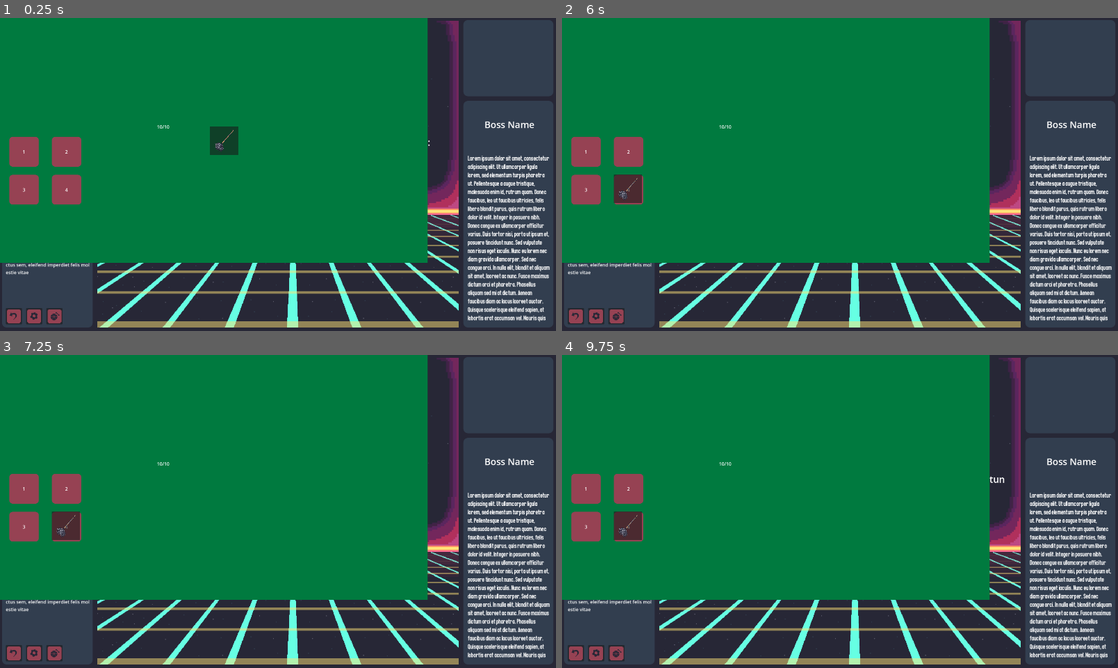
Above: before the commit, frames 1-4 (two rows, left to right).
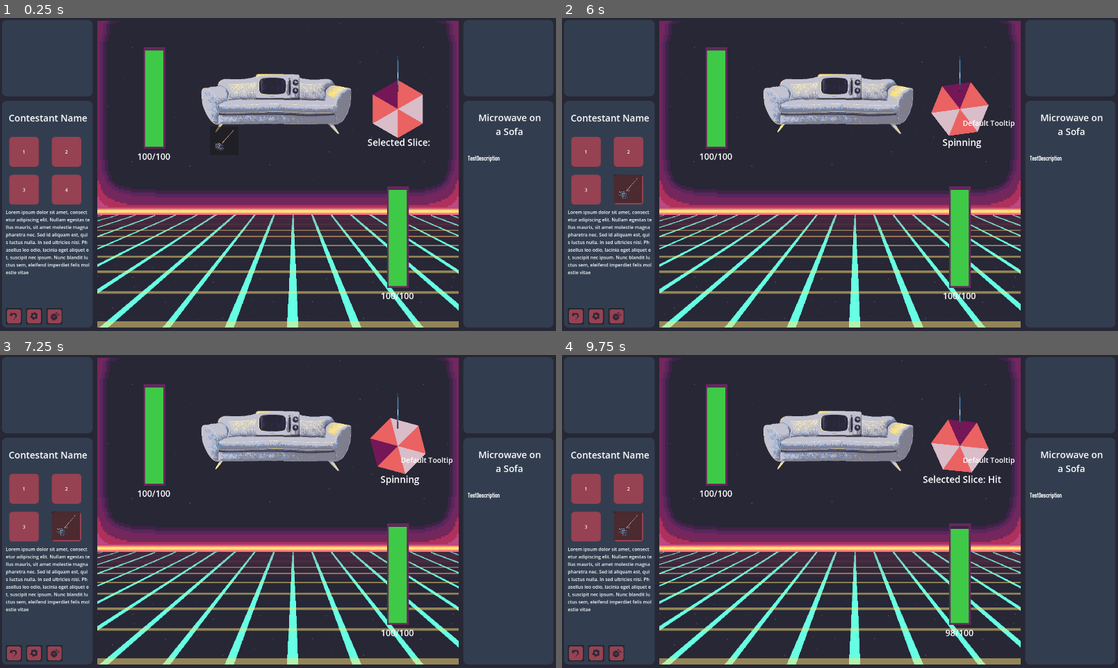
Above: after the commit, the same moments.

Repository: Dragos-F/spinner-autobattler
Game: Godot game, scene res://Scenes/MainScene.tscn
Same seed, same stepped clock (60 frames per second), same inputs: the game is played once before the commit and once after it. This scene is started directly instead of the project's main scene. The engine's default icon, where the game draws it, is replaced by a stand-in: a white triangle on a blue panel in a dark square.
Inputs (mouse positions are in pixels of both pictures, inside the frame that each line leads up to):
- Up to frame 1 (0.25 s): no input
- Up to frame 2 (6 s): click (573, 315) at 0.5 s; click (595, 315) at 1.25 s; click (617, 315) at 2 s; click (628, 190) at 2.75 s; tap Enter at 3.5 s; drag from (962, 108) to (895, 105) at 3.52 s; tap Space at 4.25, 5.3 s; drag from (962, 108) to (812, 237) at 4.27 s; move the mouse to (962, 108) at 5.02 s; hold D 5.03-5.75 s; tap P at 5.1 s; click (962, 108) at 5.17 s; drag from (962, 108) to (673, 127) at 5.77 s
- Up to frame 3 (7.25 s): drag from (400, 445) to (305, 511) at 6.52 s
- Up to frame 4 (9.75 s): drag from (962, 445) to (756, 433) at 7.27 s; move the mouse to (867, 511) at 8.02 s; hold A 8.03-8.75 s; tap Space at 8.1 s; click (867, 511) at 8.17 s; drag from (756, 433) to (962, 445) at 8.77 s; move the mouse to (962, 495) at 9.52 s; hold D from 9.53 s (still down); tap P at 9.6 s; click (962, 495) at 9.67 s

The runs differ from the first frame. In frame 1, 62% of the frame differs, in the area x 0-99%, y 0-98%; in frame 2, 62%; in frame 3, 62%; in frame 4, 62%.
Error before the commit: Parse Error: Value of type "Enemy" cannot be assigned to a variable of type "HealthEntity". (res://Scripts/game_manager.gd:37)

Commit message:
+CombatManager, HP columns in MainScene, HP interactions

Diff:
--- a/Scenes/MainScene.tscn
+++ b/Scenes/MainScene.tscn
@@ -17,7 +17,8 @@
 [ext_resource type="Resource" uid="uid://bjy2m67jaj3j8" path="res://Resources/EnemyCollections/all_enemies.tres" id="13_6t1o7"]
 [ext_resource type="PackedScene" uid="uid://b3gjfmq7e55vk" path="res://Scenes/full_wheel_bundle.tscn" id="15_xc4hf"]
 [ext_resource type="PackedScene" uid="uid://dvm8eqmaaxrye" path="res://Scenes/draggable_item.tscn" id="16_6rnll"]
-[ext_resource type="PackedScene" uid="uid://bcfpmjh8og6hk" path="res://Scenes/health_display.tscn" id="18_hx8n4"]
+[ext_resource type="Script" uid="uid://ffjh8wls7qxv" path="res://Scripts/hp_entity.gd" id="18_i0j58"]
+[ext_resource type="Texture2D" uid="uid://qo0ug1w1dfv5" path="res://VisualAssets/square.png" id="19_c1ier"]
 
 [sub_resource type="StyleBoxTexture" id="StyleBoxTexture_hk511"]
 texture = ExtResource("1_7rqgy")
@@ -43,6 +44,42 @@
 shader_parameter/grille_amount = 0.10000000475
 shader_parameter/brightness_boost = 1.2
 
+[sub_resource type="Animation" id="Animation_gyaec"]
+length = 0.001
+tracks/0/type = "value"
+tracks/0/imported = false
+tracks/0/enabled = true
+tracks/0/path = NodePath(".:scale")
+tracks/0/interp = 1
+tracks/0/loop_wrap = true
+tracks/0/keys = {
+"times": PackedFloat32Array(0),
+"transitions": PackedFloat32Array(1),
+"update": 0,
+"values": [Vector2(1, 1)]
+}
+
+[sub_resource type="Animation" id="Animation_bpy1e"]
+resource_name = "vertical_health"
+tracks/0/type = "value"
+tracks/0/imported = false
+tracks/0/enabled = true
+tracks/0/path = NodePath(".:scale")
+tracks/0/interp = 1
+tracks/0/loop_wrap = true
+tracks/0/keys = {
+"times": PackedFloat32Array(0, 1),
+"transitions": PackedFloat32Array(1, 1),
+"update": 0,
+"values": [Vector2(1, 0), Vector2(1, 1)]
+}
+
+[sub_resource type="AnimationLibrary" id="AnimationLibrary_p5ymy"]
+_data = {
+&"RESET": SubResource("Animation_gyaec"),
+&"vertical_health": SubResource("Animation_bpy1e")
+}
+
 [node name="Node2D2" type="Node" unique_id=704281934]
 
 [node name="InventoryManager" type="Node" parent="." unique_id=141645274 node_paths=PackedStringArray("slots", "wheels")]
@@ -51,17 +88,20 @@
 slots = [NodePath("../UIParent/ContestantUI/Control/VBoxContainer/Items/PanelContainer"), NodePath("../UIParent/ContestantUI/Control/VBoxContainer/Items/PanelContainer2"), NodePath("../UIParent/ContestantUI/Control/VBoxContainer/Items/PanelContainer3")]
 wheels = [NodePath("../PlayerWheels/PlayerWheel1/SpinControl/Wheel"), NodePath("../PlayerWheels/PlayerWheel2/SpinControl/Wheel"), NodePath("../PlayerWheels/PlayerWheel3/SpinControl/Wheel")]
 
-[node name="GameManager" type="Node" parent="." unique_id=1200465407 node_paths=PackedStringArray("EnemyDisplay", "EnemyTitleText", "EnemyDescriptionText", "PrimaryEnemyWheel")]
+[node name="GameManager" type="Node" parent="." unique_id=1200465407 node_paths=PackedStringArray("EnemyDisplay", "EnemyTitleText", "EnemyDescriptionText", "EnemyHPSystem", "PrimaryEnemyWheel", "combatManager")]
 script = ExtResource("10_4b75m")
 EnemyDisplay = NodePath("../UIParent/CenterPlayArea/EnemyImage")
 EnemyTitleText = NodePath("../UIParent/EnemyDescription/VBoxContainer/Control/Label")
 EnemyDescriptionText = NodePath("../UIParent/EnemyDescription/VBoxContainer/Control2/Label")
+EnemyHPSystem = NodePath("../EnemyWheelBundle/EnemyHealthDisplay")
 EnemyCollections = Array[ExtResource("12_xb4mg")]([ExtResource("13_6t1o7")])
-ActiveEnemyCollection = null
 PrimaryEnemyWheel = NodePath("../EnemyWheelBundle/SpinControl/Wheel")
-
-[node name="CombatManager" type="Node" parent="." unique_id=317878429]
+combatManager = NodePath("../CombatManager")
+
+[node name="CombatManager" type="Node" parent="." unique_id=317878429 node_paths=PackedStringArray("PlayerEntity", "EnemyEntity")]
 script = ExtResource("5_enc0b")
+PlayerEntity = NodePath("../PlayerWheels/PlayerHealthDisplay")
+EnemyEntity = NodePath("../EnemyWheelBundle/EnemyHealthDisplay")
 
 [node name="Camera2D" type="Camera2D" parent="." unique_id=1319989986]
 
@@ -358,14 +398,57 @@
 [node name="EnemyWheelBundle" parent="." unique_id=1603726747 instance=ExtResource("15_xc4hf")]
 position = Vector2(414, -226)
 
-[node name="HealthDisplay" parent="EnemyWheelBundle" unique_id=476784757 instance=ExtResource("18_hx8n4")]
-position = Vector2(-847, 39)
-
-[node name="Sprite2D" parent="EnemyWheelBundle/HealthDisplay" index="0" unique_id=2056537886]
-self_modulate = Color(0, 3.129706, 1.1689216, 1)
-position = Vector2(0, -49)
-texture = ExtResource("1_7rqgy")
-centered = true
+[node name="EnemyHealthDisplay" type="Node2D" parent="EnemyWheelBundle" unique_id=1657434431 node_paths=PackedStringArray("animator", "healthtext")]
+position = Vector2(-841, 136)
+script = ExtResource("18_i0j58")
+animationname = "vertical_health"
+animator = NodePath("Node2D/AnimationPlayer")
+healthtext = NodePath("HealthText")
+
+[node name="HealthGraphicFrame" type="Sprite2D" parent="EnemyWheelBundle/EnemyHealthDisplay" unique_id=6217658]
+self_modulate = Color(0.4117647, 0.15294118, 0.3647059, 1)
+position = Vector2(-37, 0)
+rotation = -1.5707964
+scale = Vector2(6.0166264, 1.2880388)
+texture = ExtResource("19_c1ier")
+centered = false
+
+[node name="HealthGraphicInner" type="Sprite2D" parent="EnemyWheelBundle/EnemyHealthDisplay" unique_id=194837093]
+self_modulate = Color(0.24313726, 0.13725491, 0.2784314, 1)
+position = Vector2(-32, -6.2475224)
+rotation = -1.5707964
+scale = Vector2(5.7641797, 1.0933919)
+texture = ExtResource("19_c1ier")
+centered = false
+
+[node name="Node2D" type="Node2D" parent="EnemyWheelBundle/EnemyHealthDisplay" unique_id=558756760]
+position = Vector2(0, -6)
+
+[node name="HealthGraphic" type="Sprite2D" parent="EnemyWheelBundle/EnemyHealthDisplay/Node2D" unique_id=1832671231]
+self_modulate = Color(0.24313726, 0.7921569, 0.2784314, 1)
+position = Vector2(-32, 0)
+rotation = -1.5707964
+scale = Vector2(5.785689, 1.0933919)
+texture = ExtResource("19_c1ier")
+centered = false
+
+[node name="AnimationPlayer" type="AnimationPlayer" parent="EnemyWheelBundle/EnemyHealthDisplay/Node2D" unique_id=799205839]
+libraries/ = SubResource("AnimationLibrary_p5ymy")
+speed_scale = 0.0
+
+[node name="HealthText" type="Label" parent="EnemyWheelBundle/EnemyHealthDisplay" unique_id=1568931752]
+anchors_preset = 15
+anchor_right = 1.0
+anchor_bottom = 1.0
+offset_left = -78.0
+offset_right = 75.0
+offset_bottom = 55.0
+grow_horizontal = 2
+grow_vertical = 2
+theme_override_font_sizes/font_size = 30
+text = "100/100"
+horizontal_alignment = 1
+vertical_alignment = 1
 
 [node name="PlayerWheels" type="Node2D" parent="." unique_id=1833374083]
 position = Vector2(-152, 266)
@@ -373,11 +456,72 @@
 [node name="PlayerWheel1" parent="PlayerWheels" unique_id=1694628658 instance=ExtResource("15_xc4hf")]
 position = Vector2(-265, -22)
 
+[node name="Wheel" parent="PlayerWheels/PlayerWheel1/SpinControl" parent_id_path=PackedInt32Array(1694628658, 931065810) index="0" unique_id=808226493]
+item = null
+
+[node name="PlayerHealthDisplay" type="Node2D" parent="PlayerWheels" unique_id=304034929 node_paths=PackedStringArray("animator", "healthtext")]
+position = Vector2(566, 125)
+script = ExtResource("18_i0j58")
+animationname = "vertical_health"
+animator = NodePath("Node2D/AnimationPlayer")
+healthtext = NodePath("HealthText")
+
+[node name="HealthGraphicFrame" type="Sprite2D" parent="PlayerWheels/PlayerHealthDisplay" unique_id=1450968911]
+self_modulate = Color(0.4117647, 0.15294118, 0.3647059, 1)
+position = Vector2(-37, 0)
+rotation = -1.5707964
+scale = Vector2(6.0166264, 1.2880388)
+texture = ExtResource("19_c1ier")
+centered = false
+
+[node name="HealthGraphicInner" type="Sprite2D" parent="PlayerWheels/PlayerHealthDisplay" unique_id=250300747]
+self_modulate = Color(0.24313726, 0.13725491, 0.2784314, 1)
+position = Vector2(-32, -6.2475224)
+rotation = -1.5707964
+scale = Vector2(5.7641797, 1.0933919)
+texture = ExtResource("19_c1ier")
+centered = false
+
+[node name="Node2D" type="Node2D" parent="PlayerWheels/PlayerHealthDisplay" unique_id=729802698]
+position = Vector2(0, -6)
+
+[node name="HealthGraphic" type="Sprite2D" parent="PlayerWheels/PlayerHealthDisplay/Node2D" unique_id=2057838019]
+self_modulate = Color(0.24313726, 0.7921569, 0.2784314, 1)
+position = Vector2(-32, 0)
+rotation = -1.5707964
+scale = Vector2(5.785689, 1.0933919)
+texture = ExtResource("19_c1ier")
+centered = false
+
+[node name="AnimationPlayer" type="AnimationPlayer" parent="PlayerWheels/PlayerHealthDisplay/Node2D" unique_id=671081108]
+libraries/ = SubResource("AnimationLibrary_p5ymy")
+speed_scale = 0.0
+
+[node name="HealthText" type="Label" parent="PlayerWheels/PlayerHealthDisplay" unique_id=526010401]
+anchors_preset = 15
+anchor_right = 1.0
+anchor_bottom = 1.0
+offset_left = -78.0
+offset_right = 75.0
+offset_bottom = 55.0
+grow_horizontal = 2
+grow_vertical = 2
+theme_override_font_sizes/font_size = 30
+text = "100/100"
+horizontal_alignment = 1
+vertical_alignment = 1
+
 [node name="PlayerWheel2" parent="PlayerWheels" unique_id=1953585299 instance=ExtResource("15_xc4hf")]
 position = Vector2(-41, -139)
 
+[node name="Wheel" parent="PlayerWheels/PlayerWheel2/SpinControl" parent_id_path=PackedInt32Array(1953585299, 931065810) index="0" unique_id=808226493]
+item = null
+
 [node name="PlayerWheel3" parent="PlayerWheels" unique_id=2039030054 instance=ExtResource("15_xc4hf")]
 position = Vector2(237, -52)
+
+[node name="Wheel" parent="PlayerWheels/PlayerWheel3/SpinControl" parent_id_path=PackedInt32Array(2039030054, 931065810) index="0" unique_id=808226493]
+item = null
 
 [connection signal="mouse_entered" from="UIParent/ContestantUI/Control/VBoxContainer/Items/PanelContainer" to="UIParent/ContestantUI/Control/VBoxContainer/Items/PanelContainer" method="_on_mouse_entered"]
 [connection signal="mouse_exited" from="UIParent/ContestantUI/Control/VBoxContainer/Items/PanelContainer" to="UIParent/ContestantUI/Control/VBoxContainer/Items/PanelContainer" method="_on_mouse_exited"]
@@ -398,6 +542,7 @@
 [connection signal="mouse_exited" from="EnemyWheelBundle/SpinControl/Wheel/@Node2D@519820/TemplatePolygon2D/Area2D" to="EnemyWheelBundle/SpinControl/Wheel/@Node2D@519820/TemplatePolygon2D" method="_on_area_2d_mouse_exited"]
 [connection signal="mouse_entered" from="EnemyWheelBundle/SpinControl/Wheel/@Node2D@519821/TemplatePolygon2D/Area2D" to="EnemyWheelBundle/SpinControl/Wheel/@Node2D@519821/TemplatePolygon2D" method="_on_area_2d_mouse_entered"]
 [connection signal="mouse_exited" from="EnemyWheelBundle/SpinControl/Wheel/@Node2D@519821/TemplatePolygon2D/Area2D" to="EnemyWheelBundle/SpinControl/Wheel/@Node2D@519821/TemplatePolygon2D" method="_on_area_2d_mouse_exited"]
+[connection signal="sliceselected" from="PlayerWheels/PlayerWheel1/SpinControl" to="CombatManager" method="listen_player_spinresult"]
 [connection signal="mouse_entered" from="PlayerWheels/PlayerWheel1/SpinControl/Wheel/@Node2D@519822/TemplatePolygon2D/Area2D" to="PlayerWheels/PlayerWheel1/SpinControl/Wheel/@Node2D@519822/TemplatePolygon2D" method="_on_area_2d_mouse_entered"]
 [connection signal="mouse_exited" from="PlayerWheels/PlayerWheel1/SpinControl/Wheel/@Node2D@519822/TemplatePolygon2D/Area2D" to="PlayerWheels/PlayerWheel1/SpinControl/Wheel/@Node2D@519822/TemplatePolygon2D" method="_on_area_2d_mouse_exited"]
 [connection signal="mouse_entered" from="PlayerWheels/PlayerWheel1/SpinControl/Wheel/@Node2D@519823/TemplatePolygon2D/Area2D" to="PlayerWheels/PlayerWheel1/SpinControl/Wheel/@Node2D@519823/TemplatePolygon2D" method="_on_area_2d_mouse_entered"]
@@ -408,6 +553,7 @@
 [connection signal="mouse_exited" from="PlayerWheels/PlayerWheel1/SpinControl/Wheel/@Node2D@519825/TemplatePolygon2D/Area2D" to="PlayerWheels/PlayerWheel1/SpinControl/Wheel/@Node2D@519825/TemplatePolygon2D" method="_on_area_2d_mouse_exited"]
 [connection signal="mouse_entered" from="PlayerWheels/PlayerWheel1/SpinControl/Wheel/@Node2D@519826/TemplatePolygon2D/Area2D" to="PlayerWheels/PlayerWheel1/SpinControl/Wheel/@Node2D@519826/TemplatePolygon2D" method="_on_area_2d_mouse_entered"]
 [connection signal="mouse_exited" from="PlayerWheels/PlayerWheel1/SpinControl/Wheel/@Node2D@519826/TemplatePolygon2D/Area2D" to="PlayerWheels/PlayerWheel1/SpinControl/Wheel/@Node2D@519826/TemplatePolygon2D" method="_on_area_2d_mouse_exited"]
+[connection signal="sliceselected" from="PlayerWheels/PlayerWheel2/SpinControl" to="CombatManager" method="listen_player_spinresult"]
 [connection signal="mouse_entered" from="PlayerWheels/PlayerWheel2/SpinControl/Wheel/@Node2D@519827/TemplatePolygon2D/Area2D" to="PlayerWheels/PlayerWheel2/SpinControl/Wheel/@Node2D@519827/TemplatePolygon2D" method="_on_area_2d_mouse_entered"]
 [connection signal="mouse_exited" from="PlayerWheels/PlayerWheel2/SpinControl/Wheel/@Node2D@519827/TemplatePolygon2D/Area2D" to="PlayerWheels/PlayerWheel2/SpinControl/Wheel/@Node2D@519827/TemplatePolygon2D" method="_on_area_2d_mouse_exited"]
 [connection signal="mouse_entered" from="PlayerWheels/PlayerWheel2/SpinControl/Wheel/@Node2D@519828/TemplatePolygon2D/Area2D" to="PlayerWheels/PlayerWheel2/SpinControl/Wheel/@Node2D@519828/TemplatePolygon2D" method="_on_area_2d_mouse_entered"]
@@ -418,6 +564,7 @@
 [connection signal="mouse_exited" from="PlayerWheels/PlayerWheel2/SpinControl/Wheel/@Node2D@519830/TemplatePolygon2D/Area2D" to="PlayerWheels/PlayerWheel2/SpinControl/Wheel/@Node2D@519830/TemplatePolygon2D" method="_on_area_2d_mouse_exited"]
 [connection signal="mouse_entered" from="PlayerWheels/PlayerWheel2/SpinControl/Wheel/@Node2D@519831/TemplatePolygon2D/Area2D" to="PlayerWheels/PlayerWheel2/SpinControl/Wheel/@Node2D@519831/TemplatePolygon2D" method="_on_area_2d_mouse_entered"]
 [connection signal="mouse_exited" from="PlayerWheels/PlayerWheel2/SpinControl/Wheel/@Node2D@519831/TemplatePolygon2D/Area2D" to="PlayerWheels/PlayerWheel2/SpinControl/Wheel/@Node2D@519831/TemplatePolygon2D" method="_on_area_2d_mouse_exited"]
+[connection signal="sliceselected" from="PlayerWheels/PlayerWheel3/SpinControl" to="CombatManager" method="listen_player_spinresult"]
 [connection signal="mouse_entered" from="PlayerWheels/PlayerWheel3/SpinControl/Wheel/@Node2D@519832/TemplatePolygon2D/Area2D" to="PlayerWheels/PlayerWheel3/SpinControl/Wheel/@Node2D@519832/TemplatePolygon2D" method="_on_area_2d_mouse_entered"]
 [connection signal="mouse_exited" from="PlayerWheels/PlayerWheel3/SpinControl/Wheel/@Node2D@519832/TemplatePolygon2D/Area2D" to="PlayerWheels/PlayerWheel3/SpinControl/Wheel/@Node2D@519832/TemplatePolygon2D" method="_on_area_2d_mouse_exited"]
 [connection signal="mouse_entered" from="PlayerWheels/PlayerWheel3/SpinControl/Wheel/@Node2D@519833/TemplatePolygon2D/Area2D" to="PlayerWheels/PlayerWheel3/SpinControl/Wheel/@Node2D@519833/TemplatePolygon2D" method="_on_area_2d_mouse_entered"]
@@ -430,7 +577,6 @@
 [connection signal="mouse_exited" from="PlayerWheels/PlayerWheel3/SpinControl/Wheel/@Node2D@519836/TemplatePolygon2D/Area2D" to="PlayerWheels/PlayerWheel3/SpinControl/Wheel/@Node2D@519836/TemplatePolygon2D" method="_on_area_2d_mouse_exited"]
 
 [editable path="EnemyWheelBundle"]
-[editable path="EnemyWheelBundle/HealthDisplay"]
 [editable path="PlayerWheels/PlayerWheel1"]
 [editable path="PlayerWheels/PlayerWheel2"]
 [editable path="PlayerWheels/PlayerWheel3"]
--- a/Scripts/game_manager.gd
+++ b/Scripts/game_manager.gd
@@ -3,10 +3,12 @@
 @export var EnemyDisplay:TextureRect
 @export var EnemyTitleText:Label
 @export var EnemyDescriptionText:Label
+@export var EnemyHPSystem:HealthEntity
 
 @export var EnemyCollections:Array[EnemyCollection]
 @export var ActiveEnemyCollection:int=0
 @export var PrimaryEnemyWheel:Wheel
+
 @export var combatManager:CombatManager
 var StageNumber:int=0
 
@@ -34,7 +36,9 @@
 	EnemyDescriptionText.text = enemy.Description
 	EnemyDisplay.texture = enemy.Graphic
 	ActiveEnemyHP = enemy.BaseHealth
-	combatManager.EnemyEntity = enemy
+	EnemyHPSystem.currenthealth = enemy.BaseHealth
+	EnemyHPSystem.maxhealth = enemy.BaseHealth
+	combatManager.EnemyEntity = EnemyHPSystem
 
 func _input(event: InputEvent) -> void:
 	if event is InputEventKey and event.pressed and !event.is_echo():
--- a/Scripts/hp_entity.gd
+++ b/Scripts/hp_entity.gd
@@ -2,13 +2,14 @@
 class_name HealthEntity
 @export var maxhealth:float = 100
 @export var currenthealth:float = 100
+@export var animationname:String = "hp_progress"
 
 @export var animator:AnimationPlayer
 @export var healthtext:Label
 var healthAnimLength:float = 1
 # Called when the node enters the scene tree for the first time.
 func _ready() -> void:
-	animator.play("hp_progress")
+	animator.play(animationname)
 	healthAnimLength = animator.current_animation_length-0.01
 	print("healthanimlength"+str(healthAnimLength))
 	updateHealthDisplay()
--- a/Scripts/spin_control.gd
+++ b/Scripts/spin_control.gd
@@ -6,12 +6,14 @@
 @export var WaitTime:float = 2
 @onready var ResetTime:float = 5
 @export var test_clicker:Clicker
-
+var wheel:Wheel
 signal sliceselected(slice:Slice,source:String)
 # Called when the node enters the scene tree for the first time.
 func _ready() -> void:
 
-	var wheel:Wheel = get_child(0)
+	wheel = get_child(0)
+	if wheel.item == null:
+		return
 	ResetTime = wheel.item.cooldown # currently set by the equipped item
 
 # Called every frame. 'delta' is the elapsed time since the previous frame.
@@ -19,6 +21,10 @@
 	pass
 
 func random_spin():
+	if wheel.item == null:
+		print("can't spin, no item assigned")
+		return
+	isSpinning = true
 	var testRand = randf()
 	print("RANDOM SPIN!!!!")
 	print("randomspin: "+str(testRand))
@@ -37,7 +43,7 @@
 	var tween = get_tree().create_tween()
 	tween.tween_property(self, "rotation", 0, ResetTime).set_trans(Tween.TRANS_SINE).set_delay(WaitTime)
 	tween.tween_callback(random_spin)
-
+var isSpinning = false
 func _input(event):
 	if event is InputEventKey and event.pressed and !event.is_echo():
 		if event.keycode == KEY_SPACE:
--- a/Scripts/template_slice.gd
+++ b/Scripts/template_slice.gd
@@ -48,7 +48,7 @@
 		var camera = get_viewport().get_camera_2d()
 		var pos: Vector2 = camera.get_global_mouse_position()
 		if activeTooltip != null:
-			print("Mouse at: ", pos)
+			#print("Mouse at: ", pos)
 			pos = offsetPosition(global_position,pos)
 			activeTooltip.position = pos
 
--- a/combat_manager.gd
+++ b/combat_manager.gd
@@ -15,11 +15,31 @@
 	print(name)
 	match name:
 		"Hit":
-			PlayerEntity.damage(slice.value)
+			PlayerEntity.damage(slice.slice_type.value)
 		"Jackpot":
-			PlayerEntity.damage(slice.value)
+			PlayerEntity.damage(slice.slice_type.value)
 		"Backfire":
-			PlayerEntity.damage(slice.value)
+			EnemyEntity.damage(slice.slice_type.value)
+		"Fix":
+			EnemyEntity.heal(slice.slice_type.value)
+	pass
+
+
+func listen_player_spinresult(slice:PresetSlice,source:String):
+	var name: String = slice.slice_type.resource_path
+	name = name.trim_prefix("res://Resources/Slices/")
+	name = name.trim_suffix(".tres")
+	print("Player Spin from "+source)
+	print(name)
+	match name:
+		"Hit":
+			EnemyEntity.damage(slice.slice_type.value)
+		"Jackpot":
+			EnemyEntity.damage(slice.slice_type.value)
+		"Backfire":
+			PlayerEntity.damage(slice.slice_type.value)
+		"Fix":
+			PlayerEntity.heal(slice.slice_type.value)
 	pass
 
 # Called every frame. 'delta' is the elapsed time since the previous frame.
Binary file added: VisualAssets/square.png
Not shown, added: VisualAssets/square.png.import
